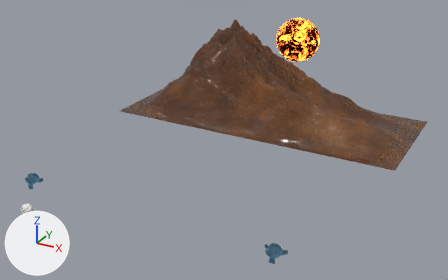
The Blender file Tu.blend, before and after one commit.
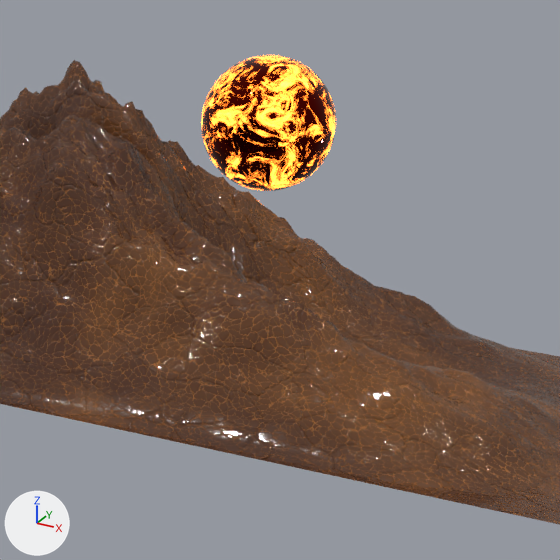
Each version appears first whole from a 50 mm camera at (62.7, -59.3, 42.3) aimed at (13.4, 30.3, -2.5), and next in a close-up on the part from 47% to 88% of the width and 0% to 65% of the height. The axes (+X, +Y, +Z) are drawn at lower left. The lights are the same throughout.

Before the edit, the objects in view are built like this:
```python
me_landscape = bpy.data.meshes.new('Landscape')
me_landscape.from_pydata(...)  # 16384 vertices, 16129 faces; spans x -1.0..1.0, y -1.0..1.0, z 0.0..0.63
me_landscape.polygons.foreach_set('use_smooth', [True] * 16129)
me_landscape.materials.append(mat_aniline_leather)
me_sphere = bpy.data.meshes.new('Sphere')
me_sphere.from_pydata(...)  # a UV sphere (32 segments, 16 rings, poles along z) spanning x -1.0..1.0, y -1.0..1.0, z -1.0..1.0
me_sphere.polygons.foreach_set('use_smooth', [True] * 512)
me_sphere.materials.append(mat_sunn)
ob_landscape = bpy.data.objects.new('Landscape', me_landscape)
ob_landscape.location = (15.57, 45.21, -2.66)
ob_landscape.scale = (27.9, 12.1, 27.9)
ob_sphere = bpy.data.objects.new('Sphere', me_sphere)
ob_sphere.location = (10.21, 71.26, 6.13)
ob_sphere.scale = (5.0, 5.0, 5.0)
```
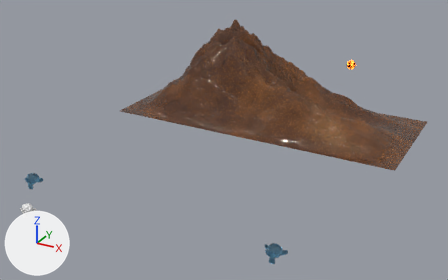
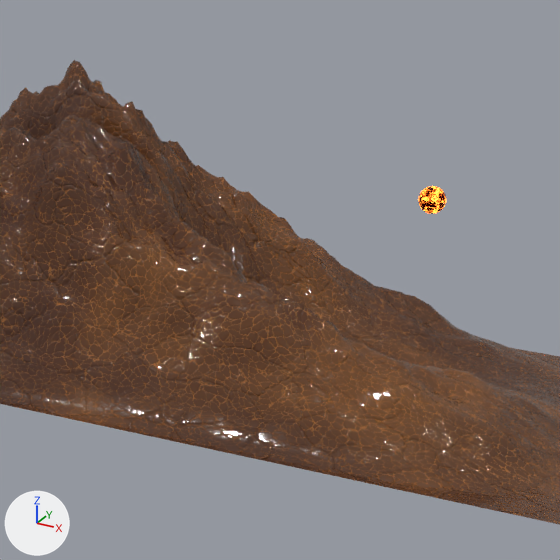
What differs and where, as boxes [x1, y1, x2, y2] in the close-ups (560 x 560 px):
'Sphere', moved, rescaled (79% narrower, 79% shorter)
    before: [201, 55, 336, 191]
    after: [418, 186, 446, 214]

The change in detail:
Object 'Sphere' (ob_sphere) is rescaled from (5.0, 5.0, 5.0) to (1.0, 1.0, 1.0).
Object 'Sphere' (ob_sphere) moves from (10.21, 71.26, 6.13) to (23.21, 71.1, 2.17).
